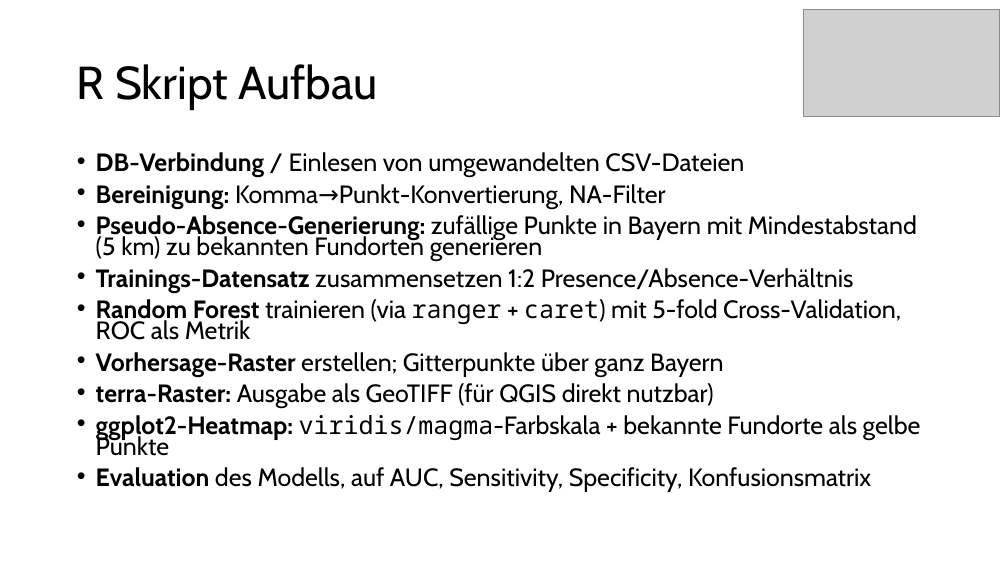
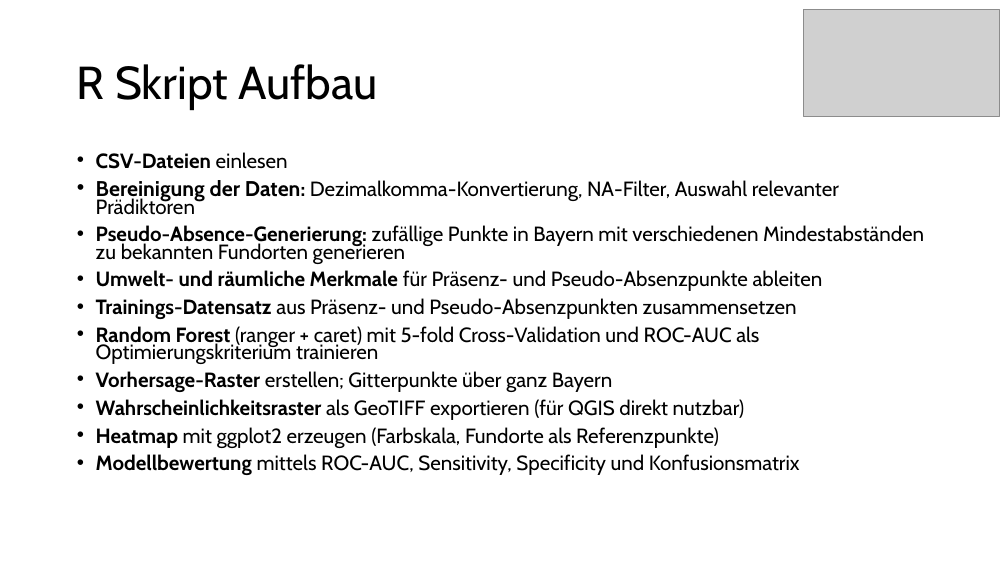
Before and after one commit to tmjung/DataChallenges, a slide deck: slide 5 of Zwischenpraesentation_DC_Bonju.pptx. Drawn at 1008x567 pixels with LibreOffice and Linux fonts; fonts in the diff are those of the drawing; grey boxes stand for pictures. Boxes give left, top, right and bottom in pixels: in the first picture for what was removed or moved away, otherwise in the second. Text is boxed around its words. In the diff, an @@ line names an element or a change of style, - is before the commit and + after.

Commit message:
Changed powerpoint

```diff
--- a/Zwischenpraesentation_DC_Bonju.pptx
+++ b/Zwischenpraesentation_DC_Bonju.pptx
@@ text at (96, 152, 924, 364): text changed; size 23.8 to 19.6 pt @@
-• DB-Verbindung / Einlesen von umgewandelten CSV-Dateien
-• Bereinigung: Komma→Punkt-Konvertierung, NA-Filter
-• Pseudo-Absence-Generierung: zufällige Punkte in Bayern mit Mindestabstand (5 km) zu bekannten Fundorten generieren
-• Trainings-Datensatz zusammensetzen 1:2 Presence/Absence-Verhältnis
-• Random Forest trainieren (via ranger + caret) mit 5-fold Cross-Validation, ROC als Metrik
+• CSV-Dateien einlesen
+• Bereinigung der Daten: Dezimalkomma-Konvertierung, NA-Filter, Auswahl relevanter Prädiktoren
+• Pseudo-Absence-Generierung: zufällige Punkte in Bayern mit verschiedenen Mindestabständen zu bekannten Fundorten generieren
+• Umwelt- und räumliche Merkmale für Präsenz- und Pseudo-Absenzpunkte ableiten
+• Trainings-Datensatz aus Präsenz- und Pseudo-Absenzpunkten zusammensetzen
+• Random Forest (ranger + caret) mit 5-fold Cross-Validation und ROC-AUC als Optimierungskriterium trainieren
@@ text at (96, 371, 612, 392): size 23.8 to 19.6 pt in "Vorhersage-Raster erstellen; Gitterpunkte über ganz Bayern" @@
@@ text at (96, 399, 800, 475): text changed; size 23.8 to 19.6 pt @@
-• terra-Raster: Ausgabe als GeoTIFF (für QGIS direkt nutzbar)
-• ggplot2-Heatmap: viridis/magma-Farbskala + bekannte Fundorte als gelbe Punkte
-• Evaluation des Modells, auf AUC, Sensitivity, Specificity, Konfusionsmatrix
+• Wahrscheinlichkeitsraster als GeoTIFF exportieren (für QGIS direkt nutzbar)
+• Heatmap mit ggplot2 erzeugen (Farbskala, Fundorte als Referenzpunkte)
+• Modellbewertung mittels ROC-AUC, Sensitivity, Specificity und Konfusionsmatrix
```
Also in this commit, not shown: 3 other slides changed.
